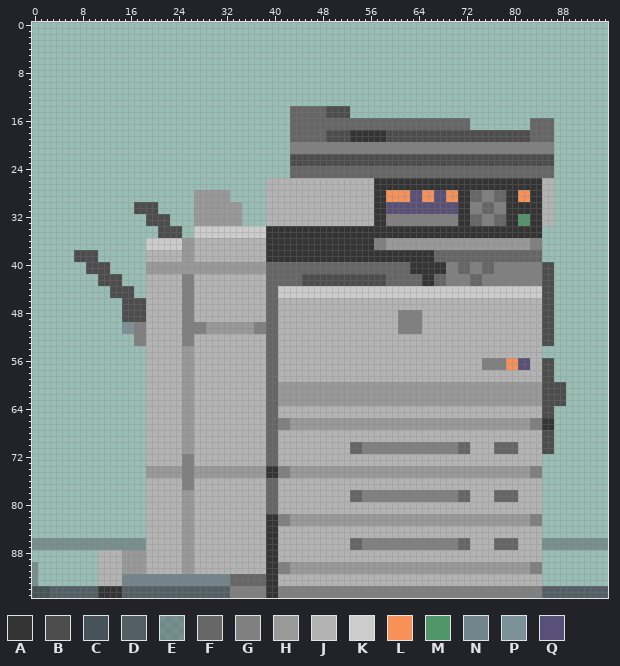
Two states of a sprite sheet, src/Grid/Decor/copier3x3.png. The picture above is the old version.
The file is 96x96 pixels. Pixels under 10% opacity are left out. Colours within 5 levels of each other are drawn and written as one.
Palette (. is transparent): A #343434  B #4d4d4d  C #46545a  D #526066  E #59676d88  F #666666  G #808080  H #999999  J #b3b3b3  K #cccccc  L #f89058  M #519669  N #73858c  P #7d9199  Q #585078
Pixels before (only the part around the change), first column x 0:
80 ...................
81 ...................
82 ...................
83 ...................
84 ...................
85 ...................
86 EEEEEEEEEEEEEEEEEEE
87 EEEEEEEEEEEEEEEEEEE
88 ...........JJJJHHHH
89 ...........JJJJHHHH
90 E..........JJJJHHHH
91 E..........JJJJHHHH
92 E..........JJJJNNNN
93 E..........JJJJNNNN
94 CCCDDDDDDDDAAAADDDD
95 CCCDDDDDDDDAAAADDDD
The result:
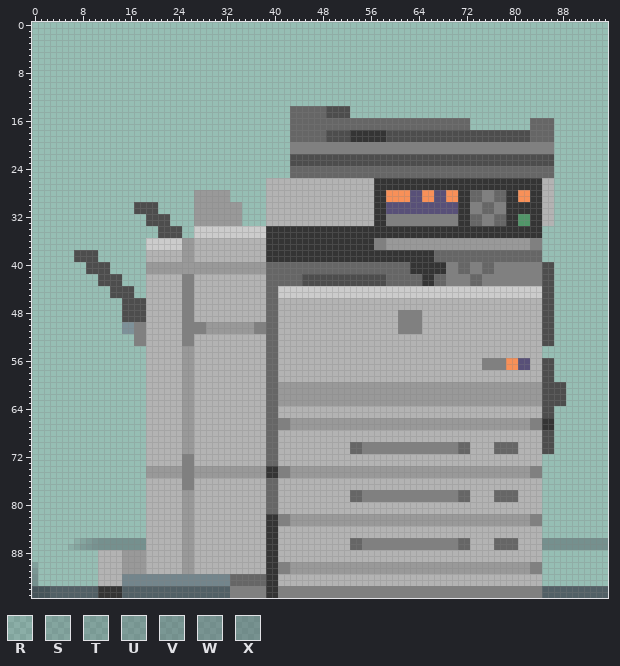
Colours new in this view: R #59676d2f  S #59676d4a  T #59676d52  U #59676d63  V #59676d73  W #59676d7a  X #59676d82
What changed:
y 86: x 0..10 EEEEEEEEEEE -> .......RSUW
y 87: x 0..10 EEEEEEEEEEE -> ......RSUVX
y 90: x 0 E -> T
y 91: x 0 E -> V
